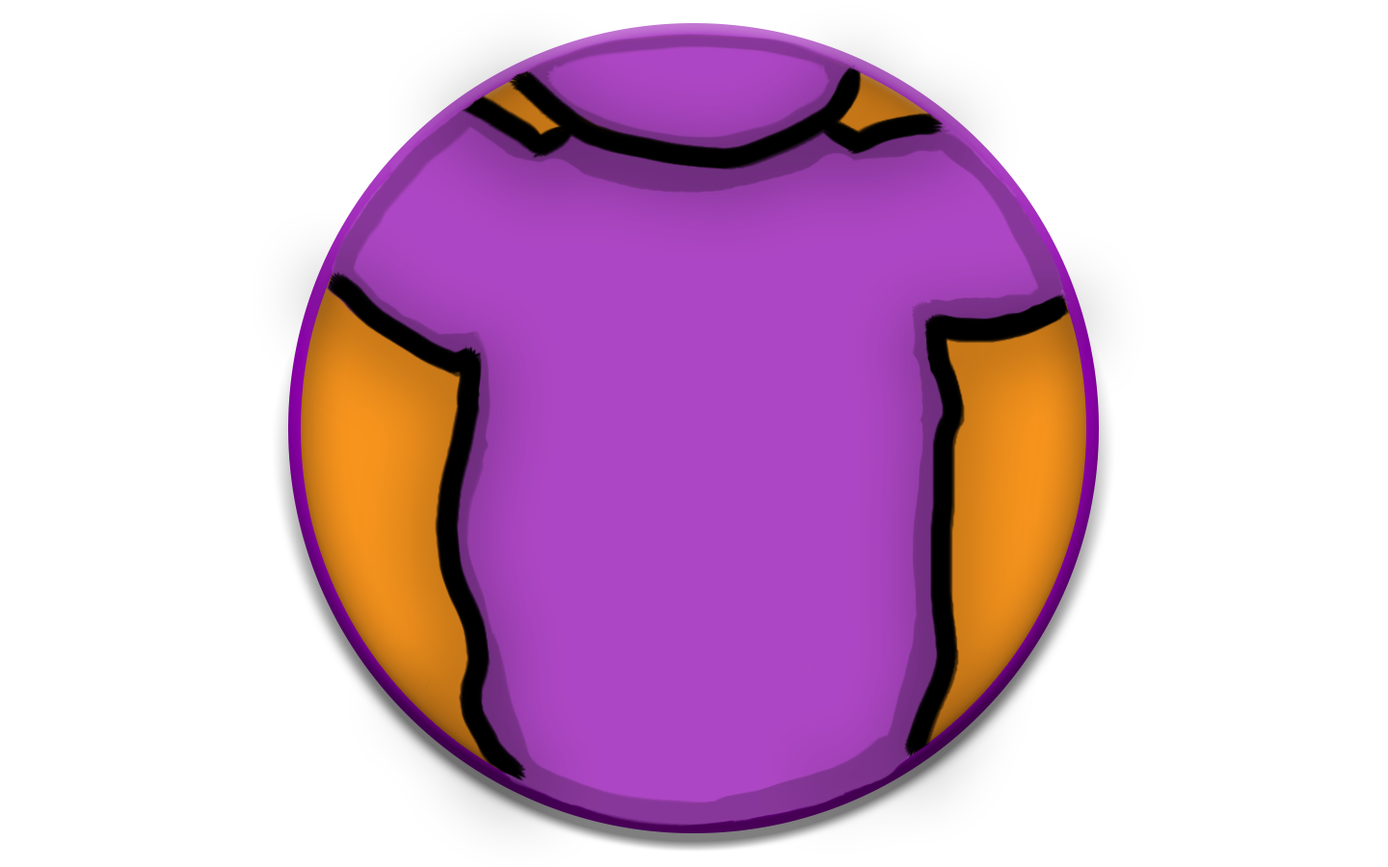
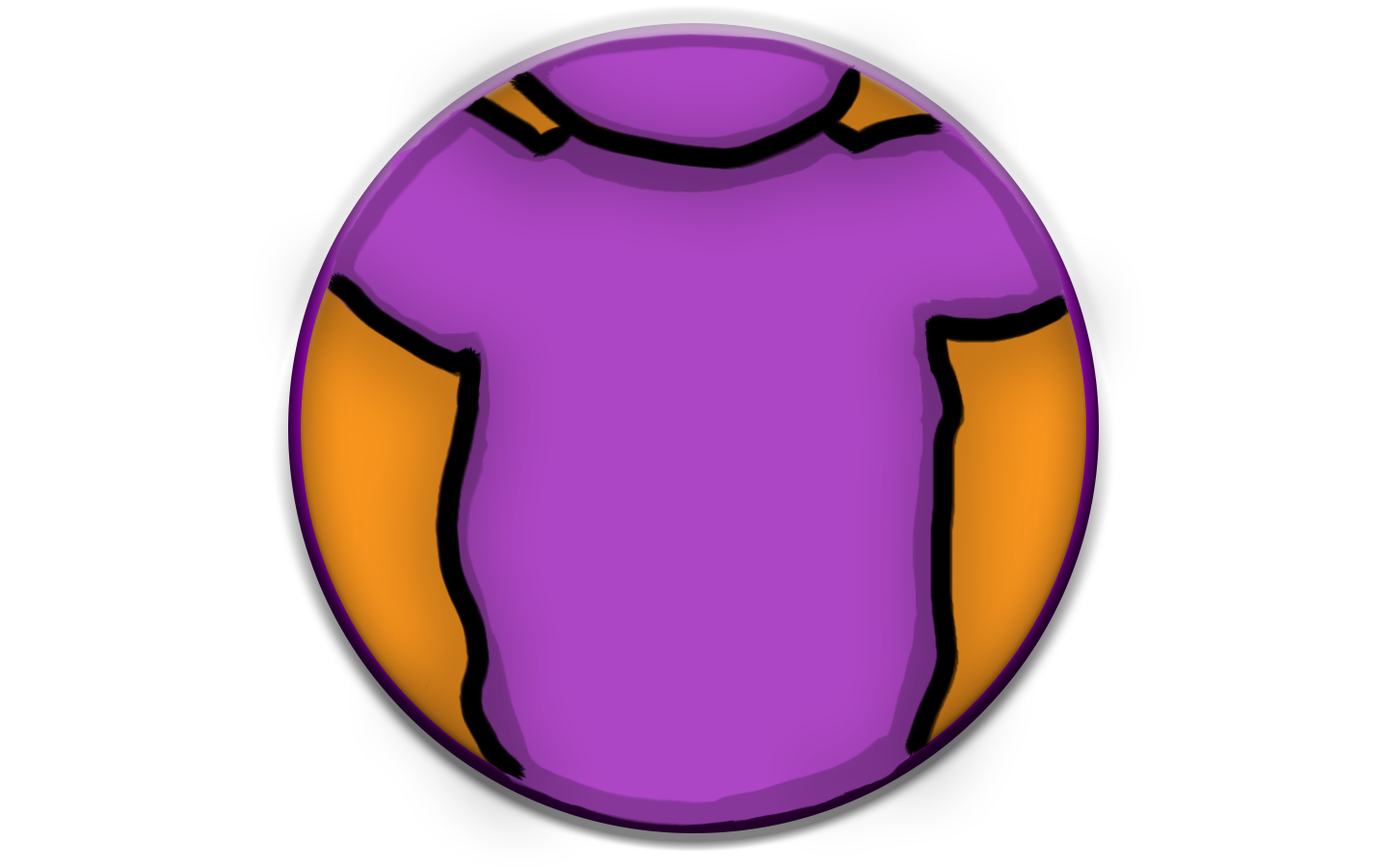
The second 1388x867 image is a revision of the first. Changes to its layers:
pixels changed over [276, 5, 1111, 834] (layer not identified)
